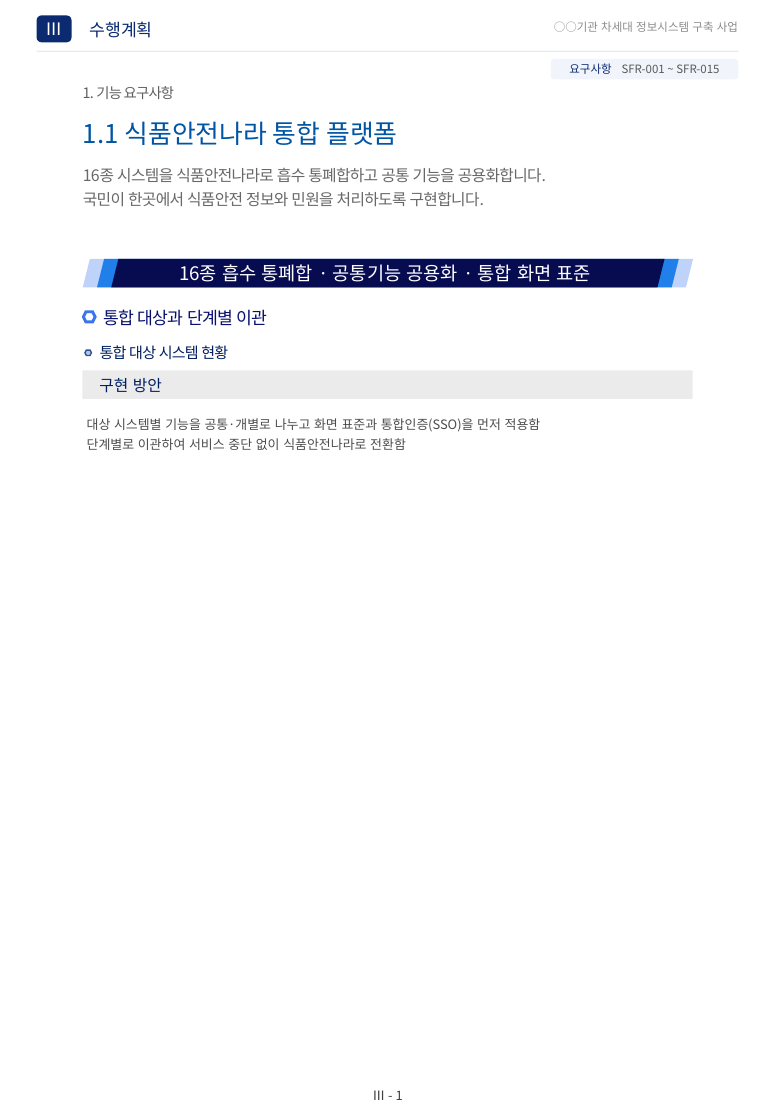
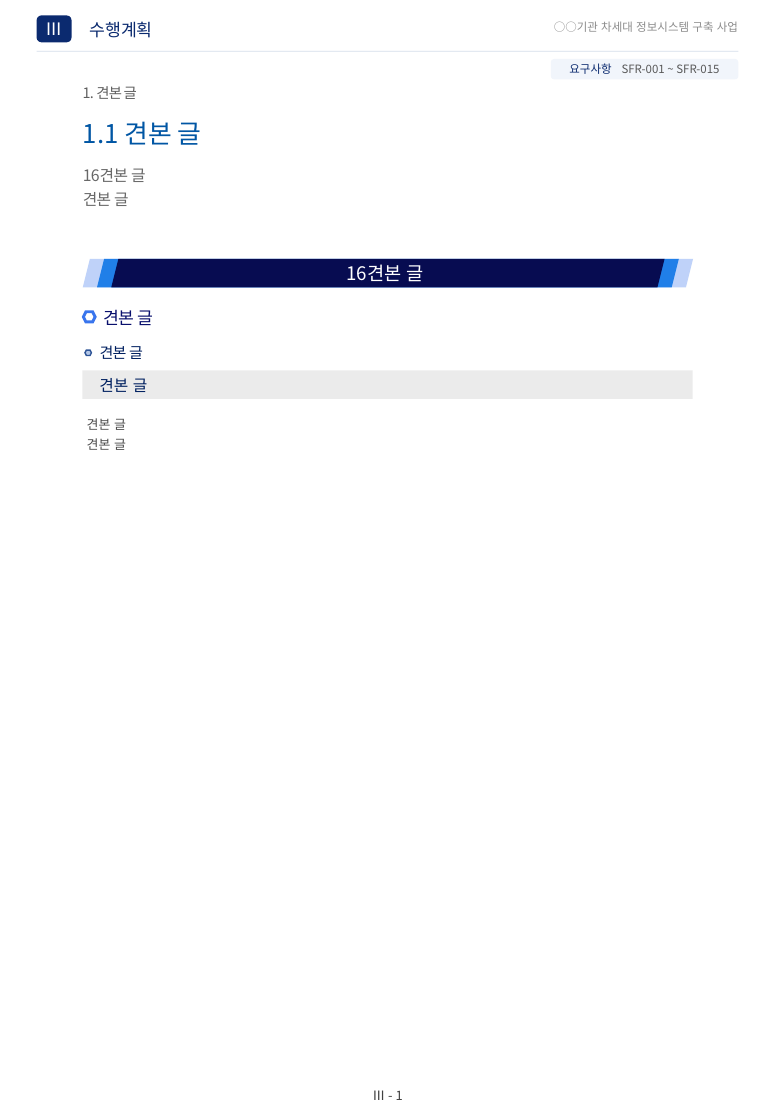
Before and after one commit to homebox78/powerplus-platform-public, a slide deck: slide 1 of engine/templates/vertical/base.pptx. Drawn at 775x1120 pixels with LibreOffice and Linux fonts; fonts in the diff are those of the drawing; background and template pictures are left out. Boxes give left, top, right and bottom in pixels: in the first picture for what was removed or moved away, otherwise in the second. Text is boxed around its words. In the diff, an @@ line names an element or a change of style, - is before the commit and + after.

```diff
--- a/engine/templates/vertical/base.pptx
+++ b/engine/templates/vertical/base.pptx
@@ text at <box>83,86,137,99</box>: text changed @@
-1. 기능 요구사항
+1. 견본 글
@@ text at <box>83,121,202,145</box>: text changed @@
-1.1 식품안전나라 통합 플랫폼
+1.1 견본 글
@@ text at <box>83,168,146,206</box>: text changed @@
-16종 시스템을 식품안전나라로 흡수 통폐합하고 공통 기능을 공용화합니다.
-국민이 한곳에서 식품안전 정보와 민원을 처리하도록 구현합니다.
+16견본 글
+견본 글
@@ text in rectangle at <box>346,264,423,282</box>: text changed @@
-16종 흡수 통폐합 · 공통기능 공용화 · 통합 화면 표준
+16견본 글
@@ text at <box>103,309,154,325</box>: text changed @@
-통합 대상과 단계별 이관
+견본 글
@@ text at <box>100,345,143,359</box>: text changed @@
-통합 대상 시스템 현황
+견본 글
@@ text at <box>99,378,148,392</box>: text changed @@
-구현 방안
+견본 글
@@ text at <box>87,418,126,450</box>: text changed @@
-대상 시스템별 기능을 공통·개별로 나누고 화면 표준과 통합인증(SSO)을 먼저 적용함
-단계별로 이관하여 서비스 중단 없이 식품안전나라로 전환함
+견본 글
+견본 글
```
Also in this commit, not shown: 3 other slides changed, 41 other files.
